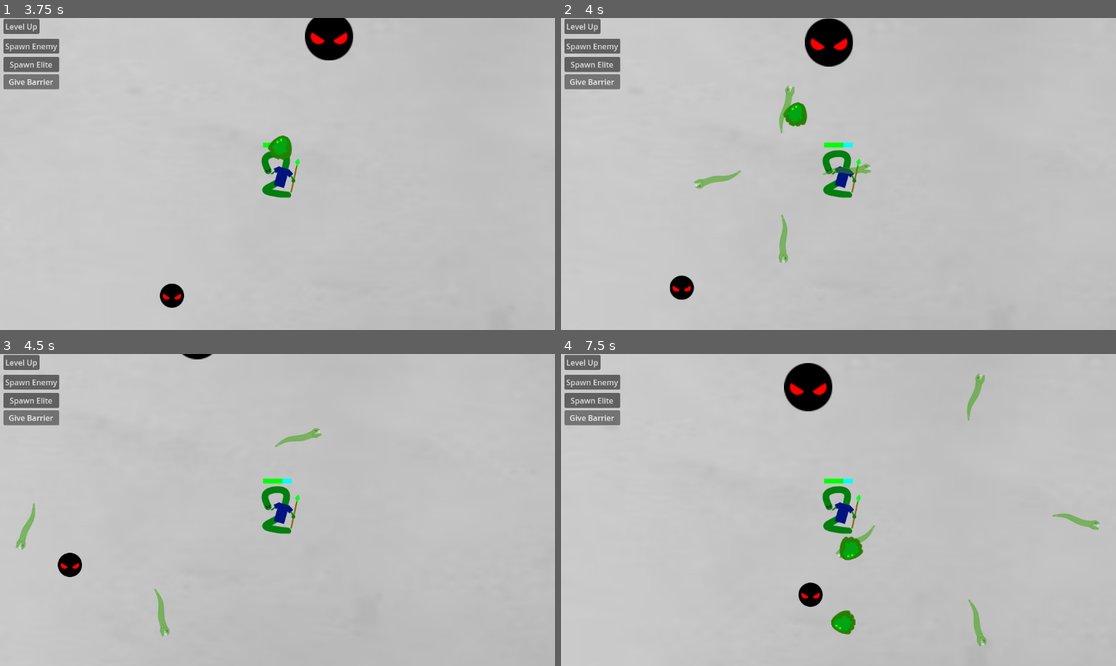
Above: before the commit, frames 1-4 (two rows, left to right).
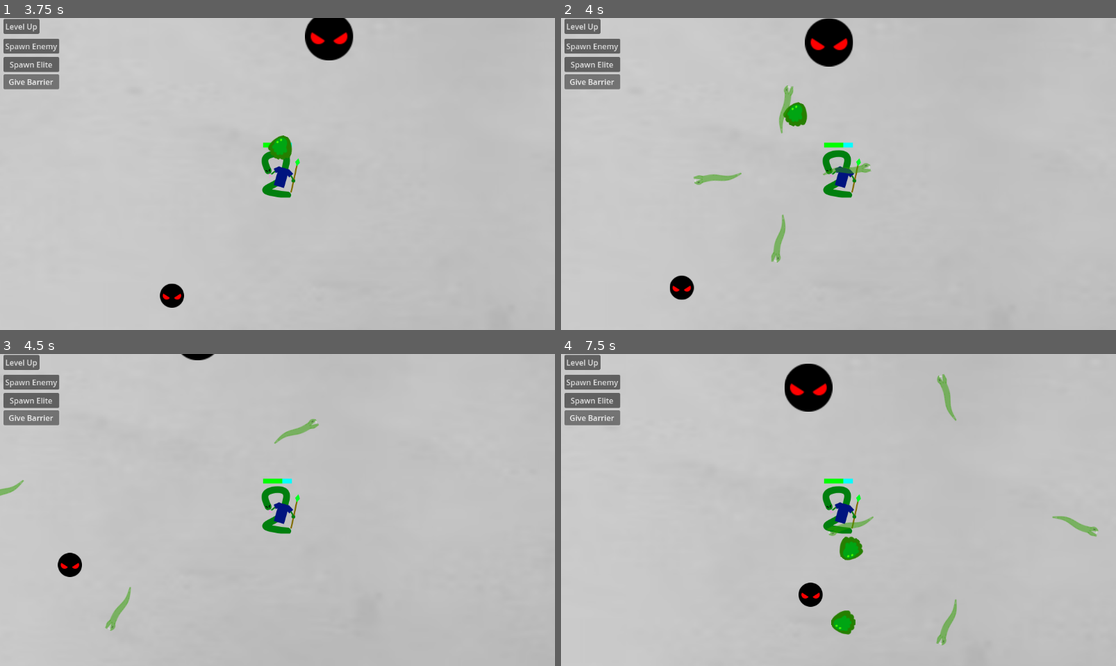
Above: after the commit, the same moments.

Repository: il-Gallone/arcade-rpg
Game: Godot game, scene res://Scenes/test_scene.tscn
Same seed, same stepped clock (60 frames per second), same inputs: the game is played once before the commit and once after it.
Inputs:
- Up to frame 1 (3.75 s): click "Level Up" at 0.5 s; click "Spawn Elite" at 1.25 s; click "Spawn Enemy" at 2 s; click "Give Barrier" at 2.75 s; hold D (right) from 3.53 s (still down)
- Up to frame 2 (4 s): keep holding D (right)
- Up to frame 3 (4.5 s): release D (right) at 4.28 s; hold S (down) from 4.28 s (still down)
- Up to frame 4 (7.5 s): release S (down) at 5.03 s; hold D (right) 5.03-5.78 s; hold W (up) 5.78-6.53 s; hold A (left) from 6.53 s (still down)

Frame 1 is identical in both runs. In frame 2, 0.5% of the frame differs, in the area x 23-56%, y 21-79%; in frame 3, 0.9%; in frame 4, 1.2%, in the area x 40-98%, y 2-94%.

Commit message:
Targeting Algorithm Fix
Algorithm Definition: A Term used by Programmers when they do not want to explain what they did

Diff:
--- a/Scripts/Projectiles/SnakeBindProj.gd
+++ b/Scripts/Projectiles/SnakeBindProj.gd
@@ -16,9 +16,11 @@
 			if position.distance_to(closestTarget.position) >= position.distance_to(GameManager.Enemies[i].position):
 				closestTarget = GameManager.Enemies[i]
 	if closestTarget != null:
-		var targetAngle = position.angle_to(closestTarget.position)
-		rotation = lerp(rotation, targetAngle, rotationSpeed * delta)
-		movementDir = Vector2.RIGHT.rotated(rotation)
+		var targetAngle = (position - closestTarget.position).angle()
+		print(targetAngle)
+		if absf(angle_difference(rotation, targetAngle)) > PI/15:
+			rotation -= clampf(angle_difference(rotation, targetAngle), -rotationSpeed * delta, rotationSpeed * delta)
+			movementDir = Vector2.RIGHT.rotated(rotation)
 
 
 
Not shown, changed: .gitignore
